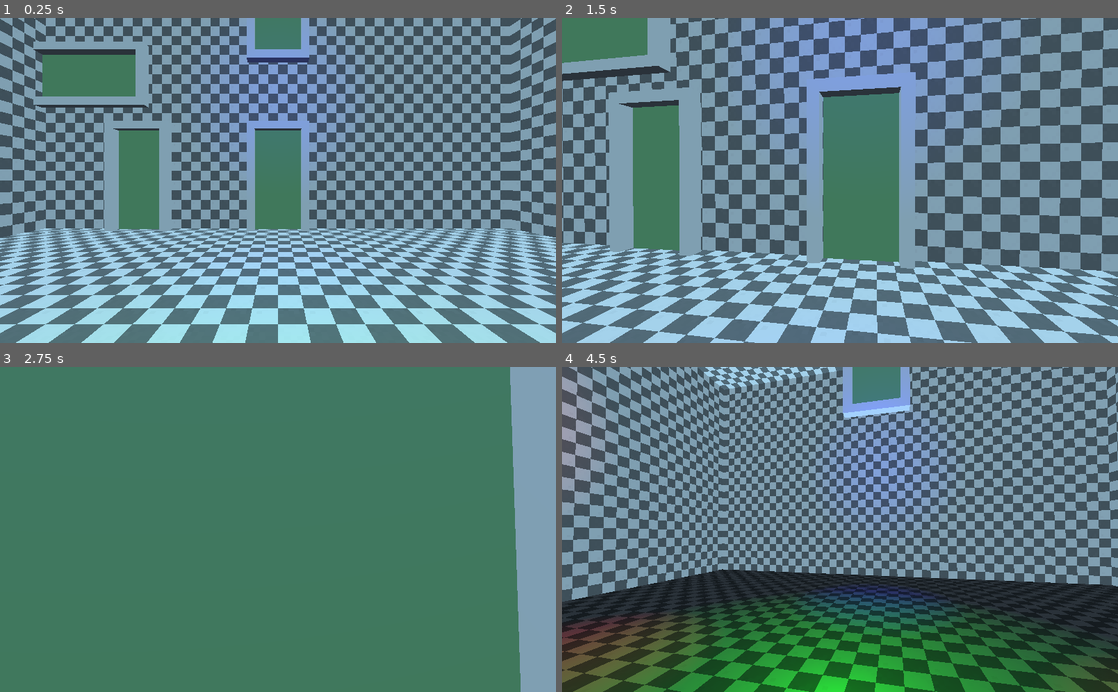
Above: before the commit, frames 1-4 (two rows, left to right).
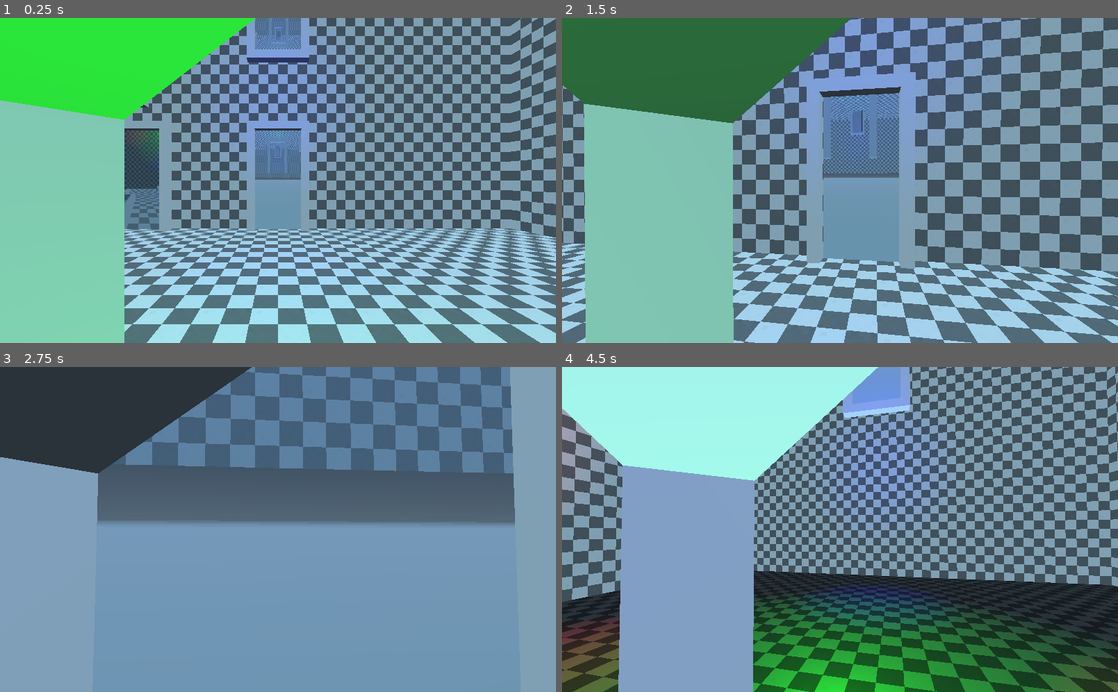
Above: after the commit, the same moments.

Repository: Krazy-J/door-in-the-wall
Game: Godot game, scene res://Main.tscn
Two runs of this game, one before a commit and one after it. Both use one fixed random seed, a clock stepped at 60 frames per second and the inputs below.
Inputs (mouse positions are in pixels of both pictures, inside the frame that each line leads up to):
- Up to frame 1 (0.25 s): no input
- Up to frame 2 (1.5 s): move the mouse to (867, 180) at 0.52 s; press the mouse at (867, 180) at 0.53 s; hold W (move_forward) from 0.53 s (still down); move the mouse to (812, 180) at 1.27 s; release the mouse at (812, 180) at 1.28 s; click (812, 180) at 1.35 s
- Up to frame 3 (2.75 s): keep holding W (move_forward); move the mouse to (289, 523) at 2.02 s; press the mouse at (289, 523) at 2.03 s
- Up to frame 4 (4.5 s): keep holding W (move_forward); move the mouse to (834, 536) at 2.77 s; release the mouse at (834, 536) at 2.78 s; click (834, 536) at 2.85 s; move the mouse to (878, 532) at 3.52 s; press the mouse at (878, 532) at 3.53 s; move the mouse to (795, 526) at 4.27 s; release the mouse at (795, 526) at 4.28 s; click (795, 526) at 4.35 s

The runs differ from the first frame. In frame 1, 31% of the frame differs, in the area x 0-55%, y 0-100%; in frame 2, 38%; in frame 3, 89%, in the area x 0-94%, y 0-100%; in frame 4, 27%.

Commit message:
Doors and cameras ATTEMPT

Diff:
--- a/objects/Door.tscn
+++ b/objects/Door.tscn
@@ -5,20 +5,21 @@
 [ext_resource path="res://objects/DoorViewport.gd" type="Script" id=3]
 [ext_resource path="res://models/DoorFrameBack.obj" type="ArrayMesh" id=4]
 
-[sub_resource type="ViewportTexture" id=1]
+[sub_resource type="ViewportTexture" id=2]
 viewport_path = NodePath("Viewport")
 
-[sub_resource type="SpatialMaterial" id=2]
+[sub_resource type="SpatialMaterial" id=3]
 resource_local_to_scene = true
-albedo_texture = SubResource( 1 )
+params_specular_mode = 4
+albedo_texture = SubResource( 2 )
 
-[sub_resource type="BoxShape" id=3]
+[sub_resource type="BoxShape" id=4]
 extents = Vector3( 0.3, 3.5, 0.25 )
 
-[sub_resource type="BoxShape" id=4]
+[sub_resource type="BoxShape" id=5]
 extents = Vector3( 0.3, 0.25, 2 )
 
-[sub_resource type="BoxShape" id=5]
+[sub_resource type="BoxShape" id=6]
 extents = Vector3( 0, 3.25, 1.5 )
 
 [node name="Door" type="MeshInstance"]
@@ -29,26 +30,26 @@
 [node name="Viewport" type="Viewport" parent="."]
 size = Vector2( 473, 1024 )
 handle_input_locally = false
-disable_3d = true
 render_target_update_mode = 3
 gui_disable_input = true
 script = ExtResource( 3 )
 
 [node name="ColorRect" type="ColorRect" parent="Viewport"]
+visible = false
 anchor_right = 1.0
 anchor_bottom = 1.0
 color = Color( 0.227451, 0.537255, 0.223529, 1 )
 
 [node name="Spatial" type="Spatial" parent="Viewport"]
-transform = Transform( 1, 0, 0, 0, 1, 0, 0, 0, 1, -2.13498, 3.6135, 0 )
+transform = Transform( 1, 0, 0, 0, 1, 0, 0, 0, 1, 0.2, 3.5, 0 )
 
 [node name="Camera" type="Camera" parent="Viewport/Spatial"]
-transform = Transform( -0.372966, 0, 0.927845, 0.00409532, 0.99999, 0.0016462, -0.927836, 0.00441379, -0.372962, -0.0041256, 0, 0.00430012 )
+transform = Transform( -4.37114e-008, 0, 1, 0, 1, 0, -1, 0, -4.37114e-008, 0, 0, 0 )
 current = true
 
 [node name="DoorFrameBack" type="MeshInstance" parent="."]
 transform = Transform( 1, 0, 0, 0, 1, 0, 0, 0, 1, -0.010685, 4.76837e-007, 0.0081768 )
-material_override = SubResource( 2 )
+material_override = SubResource( 3 )
 mesh = ExtResource( 4 )
 material/0 = null
 
--- a/objects/DoorViewport.gd
+++ b/objects/DoorViewport.gd
@@ -1,8 +1,25 @@
 extends Viewport
 
+onready var exitDoorID = get_parent().exitDoorID
+onready var exitDoor = get_parent().get_parent().get_child(exitDoorID)
+
+onready var player = get_node("/root/Spatial/Player")
+onready var camera = $Spatial/Camera
+
 func _ready():
-	$Spatial/Camera.make_current()
-	#$DoorCamera.global_transform.origin = Vector3(0, 1, 0)
-	#world = (get_node("/root") as Viewport).world
-	#own_world = true
-	print("camera activated")
+	print(exitDoorID)
+	camera.make_current()
+
+
+func place_camera():
+	#$Spatial/Camera.translation -= get_parent().translation
+	camera.transform = Transform(Basis(), (player as Spatial).transform.origin);
+	camera.translation -= get_parent().translation
+	camera.transform = camera.transform.rotated(Vector3(1, 0, 0), (exitDoor.rotation_degrees.x - get_parent().rotation_degrees.x) / 180 * PI)
+	camera.transform = camera.transform.rotated(Vector3(0, 1, 0), (exitDoor.rotation_degrees.y - get_parent().rotation_degrees.y) / 180 * PI)
+	camera.transform = camera.transform.rotated(Vector3(0, 0, 1), (exitDoor.rotation_degrees.z - get_parent().rotation_degrees.z) / 180 * PI)
+	camera.translation += exitDoor.translation
+
+func _process(delta):
+	place_camera()
+	pass
--- a/player/Player.tscn
+++ b/player/Player.tscn
@@ -1,7 +1,8 @@
-[gd_scene load_steps=4 format=2]
+[gd_scene load_steps=5 format=2]
 
 [ext_resource path="res://player/SmoothSurface.tres" type="PhysicsMaterial" id=1]
 [ext_resource path="res://player/Player.gd" type="Script" id=2]
+[ext_resource path="res://models/DoorFrame.obj" type="ArrayMesh" id=3]
 
 [sub_resource type="CapsuleShape" id=1]
 radius = 0.5
@@ -23,5 +24,10 @@
 [node name="Camera" type="ClippedCamera" parent="PivotY/PivotX"]
 
 [node name="CollisionShape" type="CollisionShape" parent="."]
-transform = Transform( 1, 0, 0, 0, -4.37114e-08, -1, 0, 1, -4.37114e-08, 0, 0, 0 )
+transform = Transform( 1, 0, 0, 0, -4.37114e-008, -1, 0, 1, -4.37114e-008, 0, 0, 0 )
 shape = SubResource( 1 )
+
+[node name="DoorFrame" type="MeshInstance" parent="."]
+transform = Transform( 0.353553, 0, 0.353553, 0, 0.5, 0, -0.353553, 0, 0.353553, 0, -1.88316, 0 )
+mesh = ExtResource( 3 )
+material/0 = null
Not shown: 1 places in objects/Door.tscn that only renumber resources
